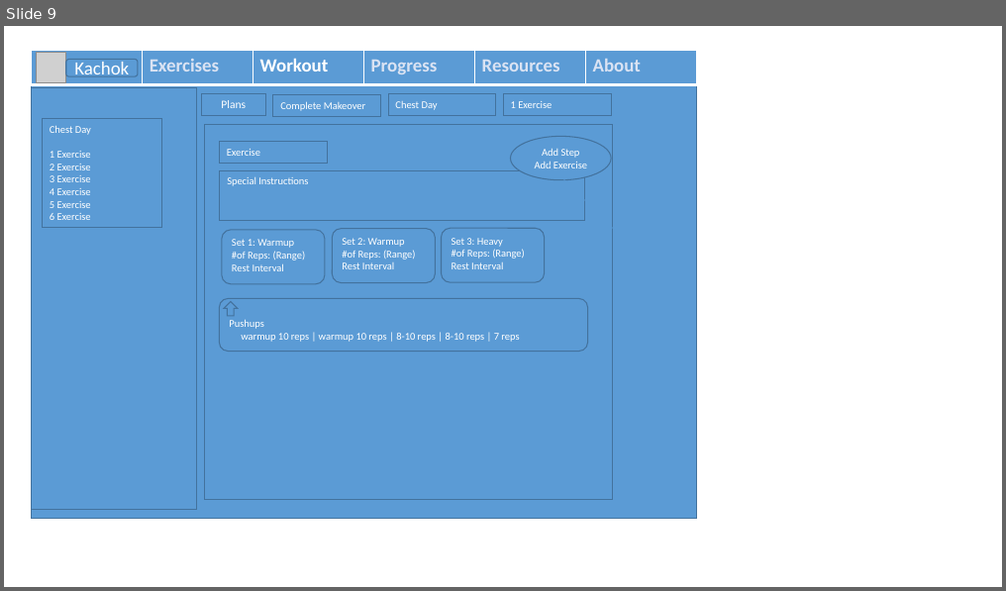
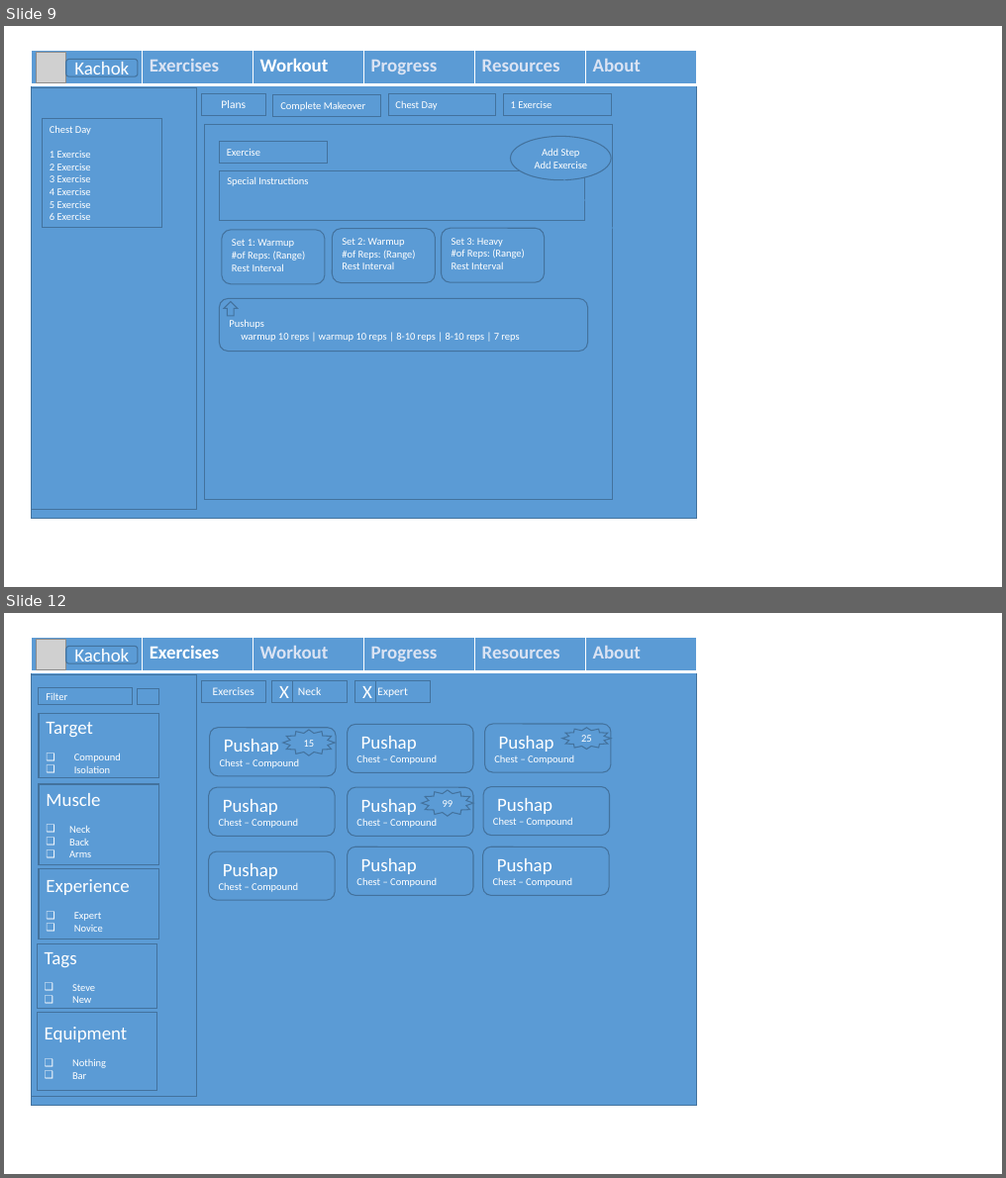
Before and after one commit to stevchik/Kachok, a slide deck: Mockup.pptx. Shown one above the other, each under a label of ours: slide 9 before the commit, slides 9 and 12 after it; the slides between them are not shown. The pictures are 1006x591 and 1006x1178 pixels, drawn with LibreOffice and Linux fonts; fonts in the diff are those of the drawing; grey boxes stand for pictures; background and template pictures are left out. Boxes give left, top, right and bottom in pixels: in the first picture for what was removed or moved away, otherwise in the second. Text is boxed around its words. In the diff, an @@ line names an element or a change of style, - is before the commit and + after.

```diff
--- a/Mockup.pptx
+++ b/Mockup.pptx
@@ slide 12 added at (4, 613, 1002, 1174), background #FFFFFF @@
@@ rectangle added at (31, 637, 696, 1105), fill #5B9BD5, outline #43739E 1 pt @@
@@ table added at (31, 637, 696, 671), 1 rows, 6 columns @@
+ | Exercises | Workout | Progress | Resources | About
@@ picture added at (37, 639, 66, 669) @@
@@ rounded rectangle added at (66, 646, 138, 663), fill #5B9BD5, outline #43739E 1 pt, 18 pt, text #FFFFFF @@
+Kachok
@@ rectangle added at (31, 675, 196, 1096), fill #5B9BD5, outline #43739E 1 pt @@
@@ rectangle added at (39, 688, 132, 705), fill #5B9BD5, outline #43739E 1 pt, 10 pt, text #FFFFFF @@
+Filter
@@ rectangle added at (138, 688, 158, 705), fill #5B9BD5, outline #43739E 1 pt @@
@@ rectangle added at (202, 680, 266, 702), fill #5B9BD5, outline #43739E 1 pt, 11 pt, text #FFFFFF @@
+Exercises
@@ rectangle added at (272, 680, 348, 702), fill #5B9BD5, outline #43739E 1 pt, 11 pt, text #FFFFFF @@
+Neck
@@ rectangle added at (272, 680, 292, 702), fill #5B9BD5, outline #43739E 1 pt, 18 pt, text #FFFFFF @@
+X
@@ rectangle added at (355, 680, 431, 702), fill #5B9BD5, outline #43739E 1 pt, 11 pt, text #FFFFFF @@
+Expert
@@ rectangle added at (355, 680, 375, 702), fill #5B9BD5, outline #43739E 1 pt, 18 pt, text #FFFFFF @@
+X
@@ rectangle added at (39, 714, 158, 778), fill #5B9BD5, outline #43739E 1 pt, 10 pt, text #FFFFFF @@
+Target
+❑ Compound
+❑ Isolation
@@ rounded rectangle added at (210, 728, 336, 776), fill #5B9BD5, outline #43739E 1 pt, 10 pt, text #FFFFFF @@
+Pushap
+Chest – Compound
@@ star added at (283, 730, 335, 756), fill #5B9BD5, outline #43739E 1 pt, 10 pt, text #FFFFFF @@
+15
@@ rounded rectangle added at (348, 725, 473, 773), fill #5B9BD5, outline #43739E 1 pt, 10 pt, text #FFFFFF @@
+Pushap
+Chest – Compound
@@ rounded rectangle added at (484, 724, 611, 772), fill #5B9BD5, outline #43739E 1 pt, 10 pt, text #FFFFFF @@
+Pushap
+Chest – Compound
@@ star added at (562, 728, 611, 750), fill #5B9BD5, outline #43739E 1 pt, 10 pt, text #FFFFFF @@
+25
@@ rectangle added at (39, 784, 158, 864), fill #5B9BD5, outline #43739E 1 pt, 10 pt, text #FFFFFF @@
+Muscle
+❑ Neck
+❑ Back
+❑ Arms
@@ rounded rectangle added at (208, 787, 334, 836), fill #5B9BD5, outline #43739E 1 pt, 10 pt, text #FFFFFF @@
+Pushap
+Chest – Compound
@@ rounded rectangle added at (348, 787, 473, 836), fill #5B9BD5, outline #43739E 1 pt, 10 pt, text #FFFFFF @@
+Pushap
+Chest – Compound
@@ star added at (422, 790, 473, 817), fill #5B9BD5, outline #43739E 1 pt, 10 pt, text #FFFFFF @@
+99
@@ rounded rectangle added at (483, 786, 609, 836), fill #5B9BD5, outline #43739E 1 pt, 10 pt, text #FFFFFF @@
+Pushap
+Chest – Compound
@@ rounded rectangle added at (348, 848, 473, 896), fill #5B9BD5, outline #43739E 1 pt, 10 pt, text #FFFFFF @@
+Pushap
+Chest – Compound
@@ rounded rectangle added at (483, 848, 609, 896), fill #5B9BD5, outline #43739E 1 pt, 10 pt, text #FFFFFF @@
+Pushap
+Chest – Compound
@@ rectangle added at (39, 869, 158, 940), fill #5B9BD5, outline #43739E 1 pt, 10 pt, text #FFFFFF @@
+Experience
+❑ Expert
+❑ Novice
@@ rounded rectangle added at (208, 852, 334, 900), fill #5B9BD5, outline #43739E 1 pt, 10 pt, text #FFFFFF @@
+Pushap
+Chest – Compound
@@ rectangle added at (37, 944, 156, 1008), fill #5B9BD5, outline #43739E 1 pt, 10 pt, text #FFFFFF @@
+Tags
+❑ Steve
+❑ New
@@ rectangle added at (37, 1013, 156, 1091), fill #5B9BD5, outline #43739E 1 pt, 10 pt, text #FFFFFF @@
+Equipment
+❑ Nothing
+❑ Bar
```
Also in this commit, not shown: 13 other slides added.
